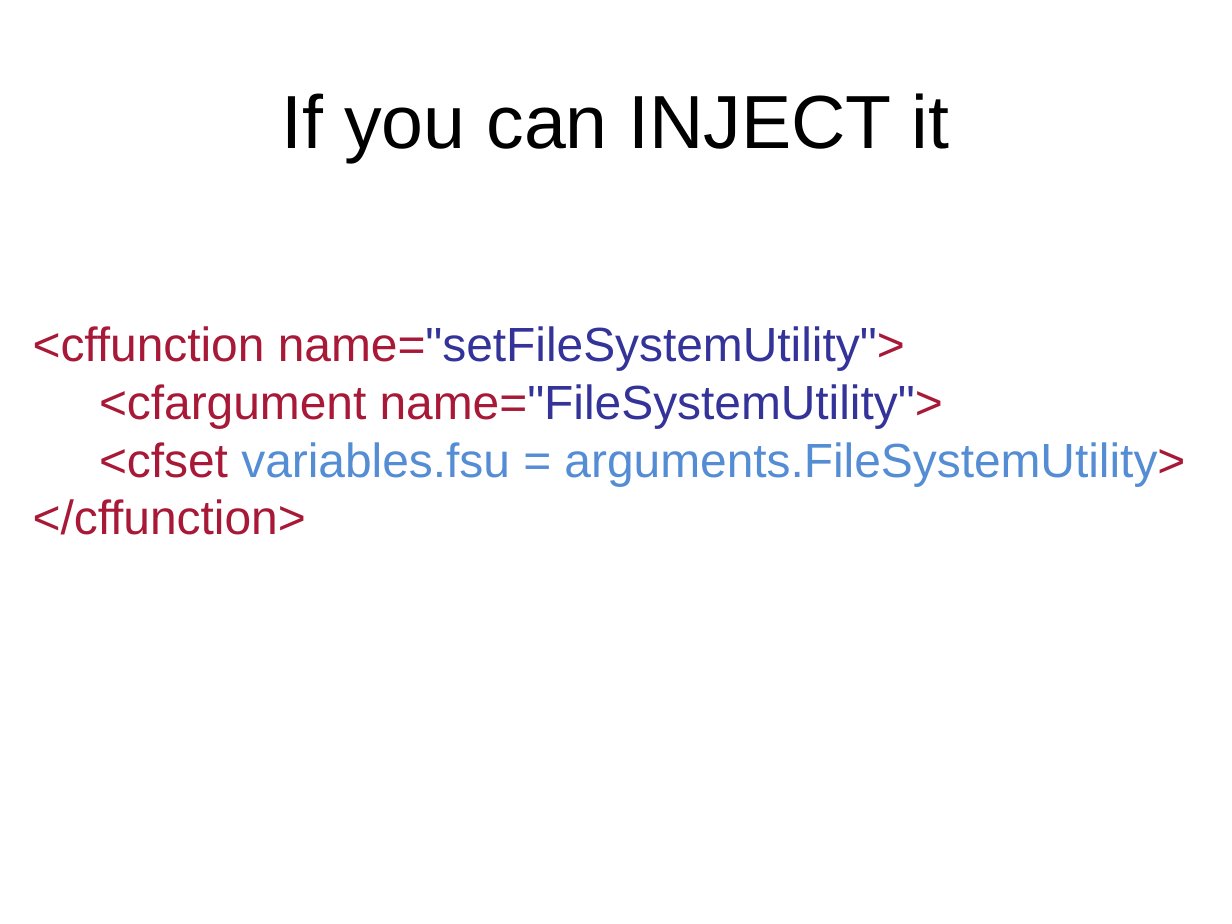
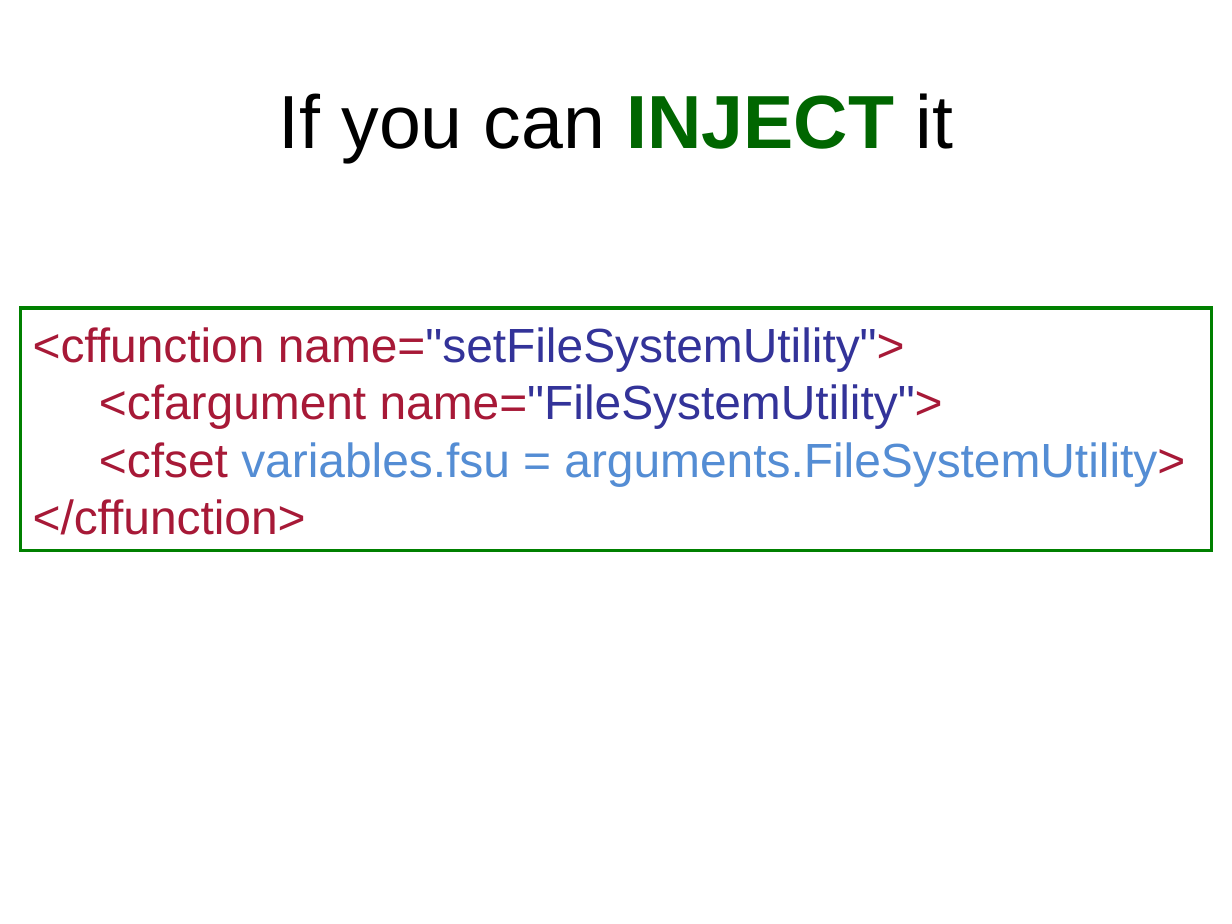
Before and after one commit to marcesher/mxunit-cfmeetups, a slide deck: slide 18 of CFObjective2009TDD/ppt/Esher_TestableCode.ppt (slide 19 before the commit). Drawn at 1232x924 pixels with LibreOffice and Linux fonts; fonts in the diff are those of the drawing. Boxes give left, top, right and bottom in pixels: in the first picture for what was removed or moved away, otherwise in the second. Text is boxed around its words. In the diff, an @@ line names an element or a change of style, - is before the commit and + after.

```diff
--- a/CFObjective2009TDD/ppt/Esher_TestableCode.ppt
+++ b/CFObjective2009TDD/ppt/Esher_TestableCode.ppt
@@ title "If you can INJECT it" at [279, 93, 953, 162]: text colour #000000 to #006600, bold on in "INJECT" @@
@@ rectangle "<cffunction name="setFileSystemUtility">": place and size @@
-rectangle "<cffunction name="setFileSystemUtility">" at [33, 326, 1185, 535]
+rectangle "<cffunction name="setFileSystemUtility">" at [21, 308, 1212, 551]
@@ rectangle "<cffunction name="setFileSystemUtility">" at [21, 308, 1212, 551]: outline none to #008000 2.01 pt @@
```
Also in this commit, not shown: 2 other slides changed, 3 slides added, 4 slides removed, 2 other files.
